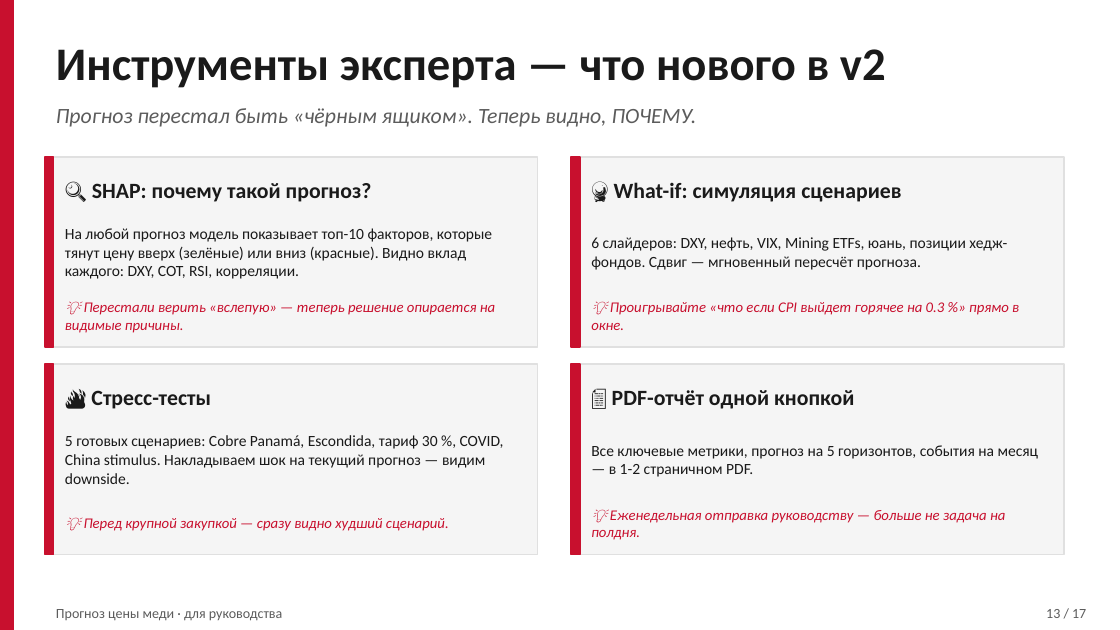
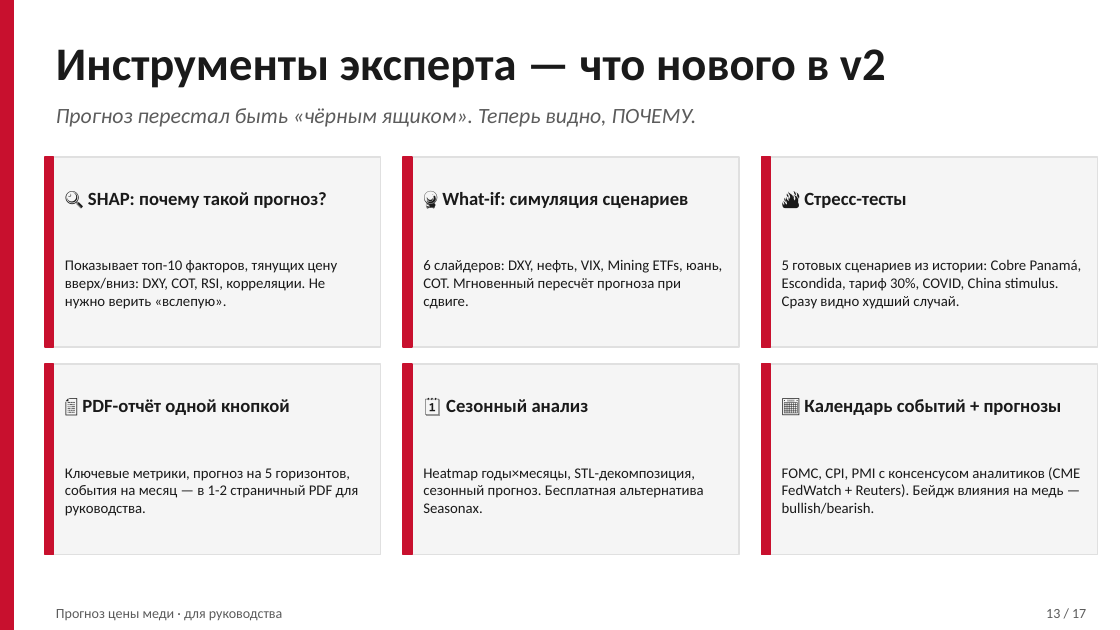
Before and after one commit to art6765/copper-forecast, a slide deck: slide 13 of presentation/Copper_Forecast_For_Director.pptx. Drawn at 1120x630 pixels with LibreOffice and Linux fonts; fonts in the diff are those of the drawing. Boxes give left, top, right and bottom in pixels: in the first picture for what was removed or moved away, otherwise in the second. Text is boxed around its words. In the diff, an @@ line names an element or a change of style, - is before the commit and + after.

```diff
--- a/presentation/Copper_Forecast_For_Director.pptx
+++ b/presentation/Copper_Forecast_For_Director.pptx
@@ rectangle: place and size @@
-rectangle at [45, 157, 538, 347]
+rectangle at [45, 157, 381, 347]
@@ rectangle: place and size @@
-rectangle at [571, 157, 580, 347]
+rectangle at [403, 157, 412, 347]
@@ rectangle added at [403, 157, 739, 347], fill #F5F5F5, outline #E0E0E0 1 pt @@
@@ text "🔮 What-if: симуляция сценариев": place and size @@
-text "🔮 What-if: симуляция сценариев" at [614, 182, 901, 202]
+text "🔮 What-if: симуляция сценариев" at [442, 192, 689, 208]
@@ rectangle: place and size @@
-rectangle at [571, 157, 1064, 347]
+rectangle at [762, 157, 1098, 347]
@@ rectangle added at [762, 157, 771, 347], fill #C8102E, outline #C8102E 1 pt @@
@@ text "🔥 Стресс-тесты": place and size @@
-text "🔥 Стресс-тесты" at [91, 390, 211, 409]
+text "🔥 Стресс-тесты" at [804, 193, 906, 208]
@@ text at [65, 260, 338, 309]: text changed; size 10 to 9.5 pt @@
-На любой прогноз модель показывает топ-10 факторов, которые тянут цену вверх (зелёные) или вниз (красные). Видно вклад каждого: DXY, COT, RSI, корреляции.
+Показывает топ-10 факторов, тянущих цену вверх/вниз: DXY, COT, RSI, корреляции. Не нужно верить «вслепую».
@@ text at [423, 260, 722, 309]: text changed; size 10 to 9.5 pt @@
-6 слайдеров: DXY, нефть, VIX, Mining ETFs, юань, позиции хедж-фондов. Сдвиг — мгновенный пересчёт прогноза.
+6 слайдеров: DXY, нефть, VIX, Mining ETFs, юань, COT. Мгновенный пересчёт прогноза при сдвиге.
@@ text at [782, 259, 1082, 309]: text changed; size 10 to 9.5 pt @@
-5 готовых сценариев: Cobre Panamá, Escondida, тариф 30 %, COVID, China stimulus. Накладываем шок на текущий прогноз — видим downside.
+5 готовых сценариев из истории: Cobre Panamá, Escondida, тариф 30%, COVID, China stimulus. Сразу видно худший случай.
@@ text removed at [65, 302, 495, 333] @@
-💡 Перестали верить «вслепую» — теперь решение опирается на видимые причины.
@@ text removed at [591, 302, 1019, 330] @@
-💡 Проигрывайте «что если CPI выйдет горячее на 0.3 %» прямо в окне.
@@ rectangle: place and size @@
-rectangle at [45, 364, 538, 554]
+rectangle at [45, 364, 381, 554]
@@ size 14 to 12 pt in 4 elements at [88, 192, 327, 208], [442, 192, 689, 208], [804, 193, 906, 208], [82, 399, 290, 415] @@
@@ text "📄 PDF-отчёт одной кнопкой": place and size @@
-text "📄 PDF-отчёт одной кнопкой" at [612, 390, 854, 409]
+text "📄 PDF-отчёт одной кнопкой" at [82, 399, 290, 415]
@@ rectangle: place and size @@
-rectangle at [571, 364, 580, 554]
+rectangle at [403, 364, 412, 554]
@@ rectangle added at [403, 364, 739, 554], fill #F5F5F5, outline #E0E0E0 1 pt @@
@@ rectangle: place and size @@
-rectangle at [571, 364, 1064, 554]
+rectangle at [762, 364, 1098, 554]
@@ rectangle added at [762, 364, 771, 554], fill #C8102E, outline #C8102E 1 pt @@
@@ text added at [446, 399, 589, 412], 12 pt, text #1A1A1A, bold @@
+🗓️ Сезонный анализ
@@ text added at [804, 399, 1062, 415], 12 pt, text #1A1A1A, bold @@
+📅 Календарь событий + прогнозы
@@ text at [65, 468, 359, 516]: text changed; size 10 to 9.5 pt @@
-Все ключевые метрики, прогноз на 5 горизонтов, события на месяц — в 1-2 страничном PDF.
+Ключевые метрики, прогноз на 5 горизонтов, события на месяц — в 1-2 страничный PDF для руководства.
@@ text added at [423, 468, 704, 513], 9.5 pt, text #1A1A1A @@
+Heatmap годы×месяцы, STL-декомпозиция, сезонный прогноз. Бесплатная альтернатива Seasonax.
@@ text added at [782, 467, 1080, 514], 9.5 pt, text #1A1A1A @@
+FOMC, CPI, PMI с консенсусом аналитиков (CME FedWatch + Reuters). Бейдж влияния на медь — bullish/bearish.
@@ text removed at [84, 518, 449, 531] @@
-💡 Перед крупной закупкой — сразу видно худший сценарий.
@@ text removed at [591, 510, 1005, 540] @@
-💡 Еженедельная отправка руководству — больше не задача на полдня.
```
Also in this commit, not shown: 2 other slides changed, 5 other files.
